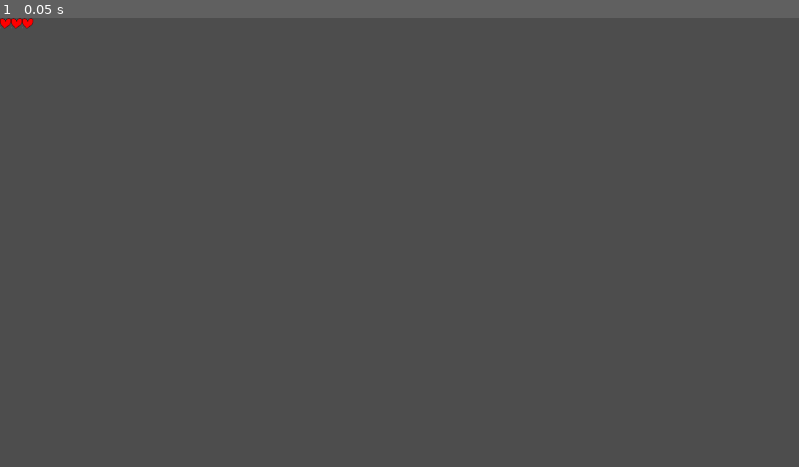
Above: before the commit, frame 1.
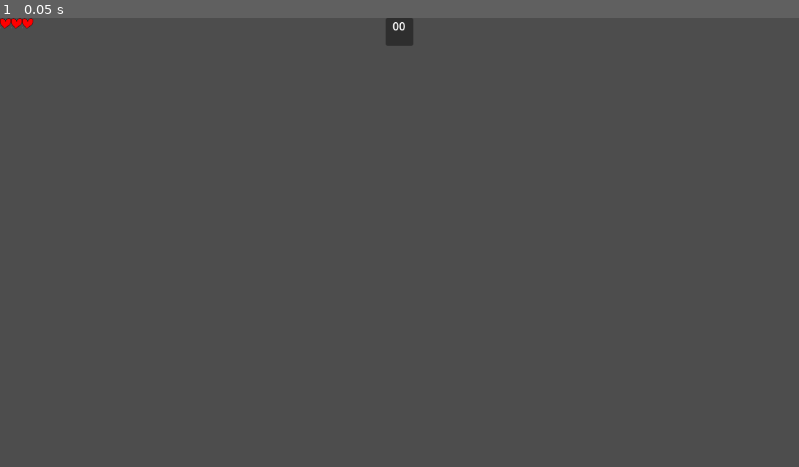
Above: after the commit, the same moment.

Repository: leon-arndt/InnoEngineJam2023
Game: Godot game, scene res://ui.tscn
Same seed, same stepped clock (60 frames per second), same inputs: the game is played once before the commit and once after it. The project has no main scene, so this scene is started directly.
Inputs:
- Up to frame 1 (0.05 s): no input

The runs differ from the first frame. In frame 1, 0.2% of the frame differs, in the area x 48-52%, y 0-7%.

Commit message:
add a timer UI counting up

Diff:
--- /dev/null
+++ b/scripts/Timer.gd
@@ -0,0 +1,11 @@
+extends Panel
+
+var time: float = 0.0
+var minutes: int = 0
+var seconds: int = 0
+var msec: int = 0
+
+func _process(delta) -> void:
+		time += delta
+		seconds = fmod(time, 60)
+		$SecondsLeft.text = "%02d" % seconds
--- a/ui.tscn
+++ b/ui.tscn
@@ -1,6 +1,7 @@
-[gd_scene load_steps=2 format=3 uid="uid://bl4rhhwtu6g10"]
+[gd_scene load_steps=3 format=3 uid="uid://bl4rhhwtu6g10"]
 
 [ext_resource type="Texture2D" uid="uid://chsyjnpg1tgic" path="res://sprites/heart.png" id="1_m2557"]
+[ext_resource type="Script" path="res://scripts/Timer.gd" id="2_hbkjf"]
 
 [node name="Control" type="Control"]
 layout_mode = 3
@@ -26,3 +27,21 @@
 texture = ExtResource("1_m2557")
 expand_mode = 2
 stretch_mode = 1
+
+[node name="Panel" type="Panel" parent="CanvasLayer"]
+anchors_preset = 5
+anchor_left = 0.5
+anchor_right = 0.5
+offset_left = -20.0
+offset_right = 20.0
+offset_bottom = 40.0
+grow_horizontal = 2
+script = ExtResource("2_hbkjf")
+
+[node name="SecondsLeft" type="Label" parent="CanvasLayer/Panel"]
+layout_mode = 0
+offset_right = 40.0
+offset_bottom = 23.0
+text = "00"
+horizontal_alignment = 1
+vertical_alignment = 1
